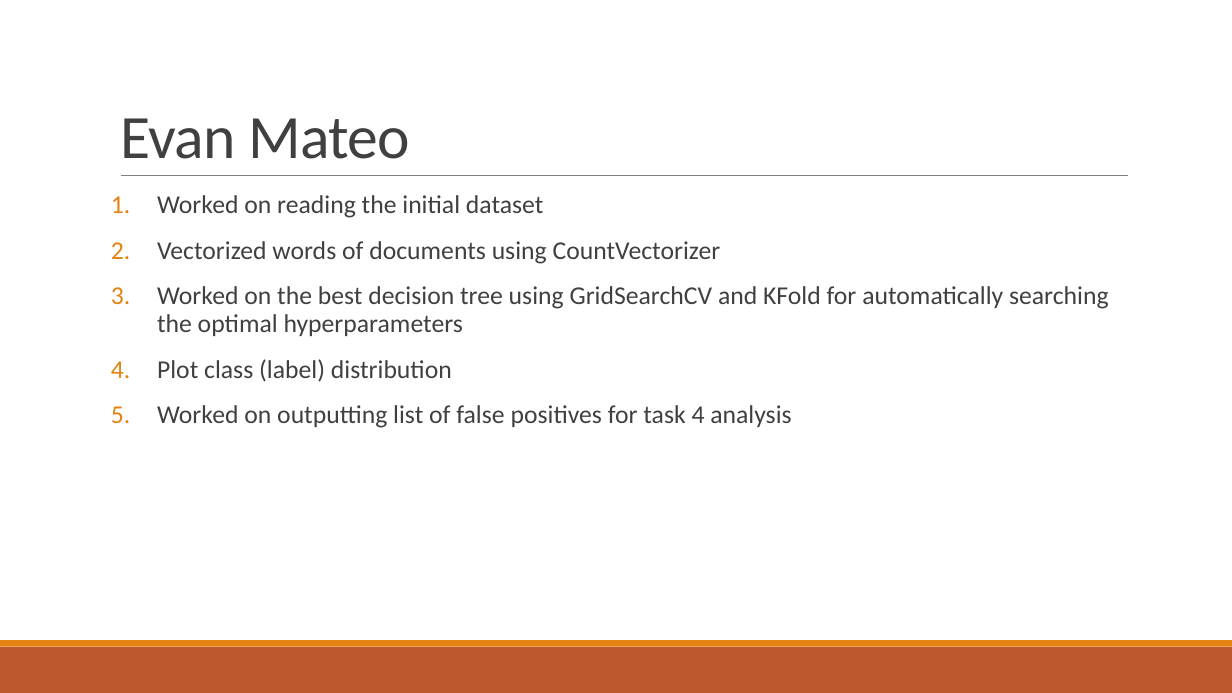
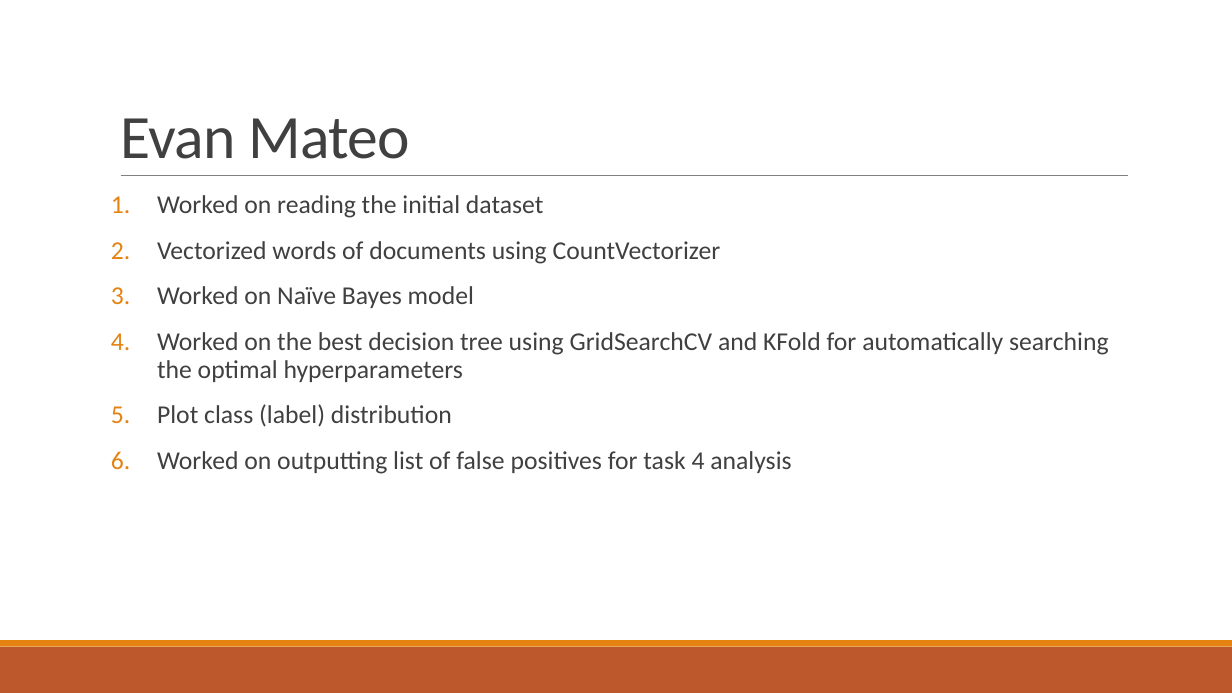
Before and after one commit to BlackSound1/COMP472_A1, a slide deck: slide 14 of presentation.pptx. Drawn at 1232x693 pixels with LibreOffice and Linux fonts; fonts in the diff are those of the drawing. Boxes give left, top, right and bottom in pixels: in the first picture for what was removed or moved away, otherwise in the second. Text is boxed around its words. In the diff, an @@ line names an element or a change of style, - is before the commit and + after.

```diff
--- a/presentation.pptx
+++ b/presentation.pptx
@@ text at (x1=157, y1=286, x2=474, y2=308): paragraph added @@
+3. Worked on Naïve Bayes model
```
Also in this commit, not shown: 2 other slides changed.
